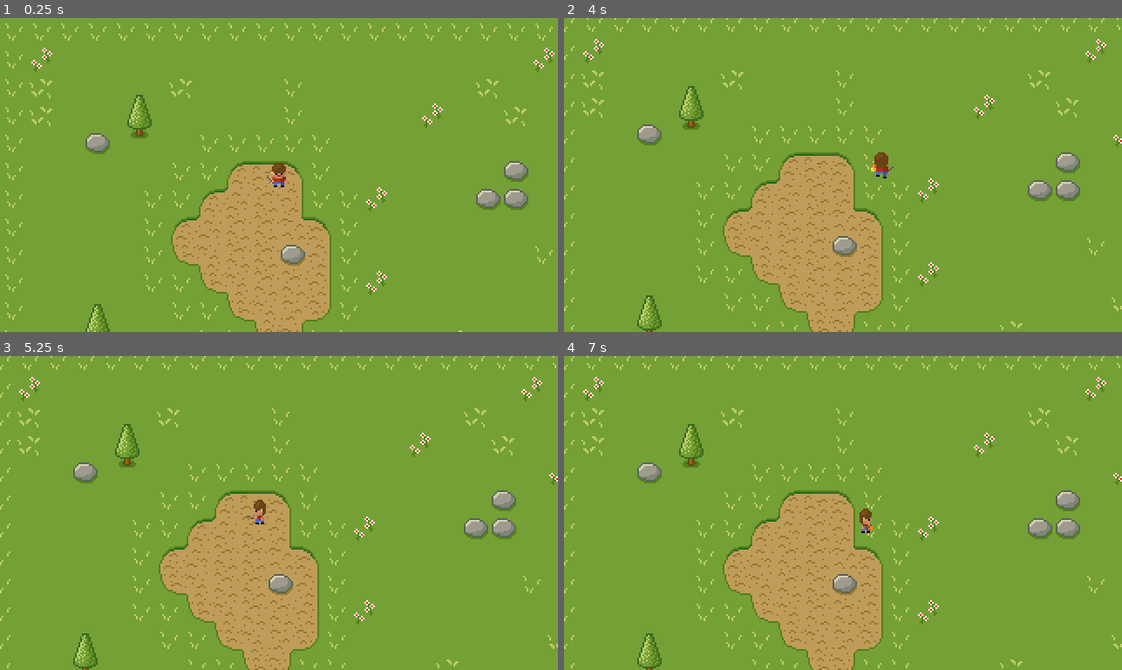
Above: before the commit, frames 1-4 (two rows, left to right).
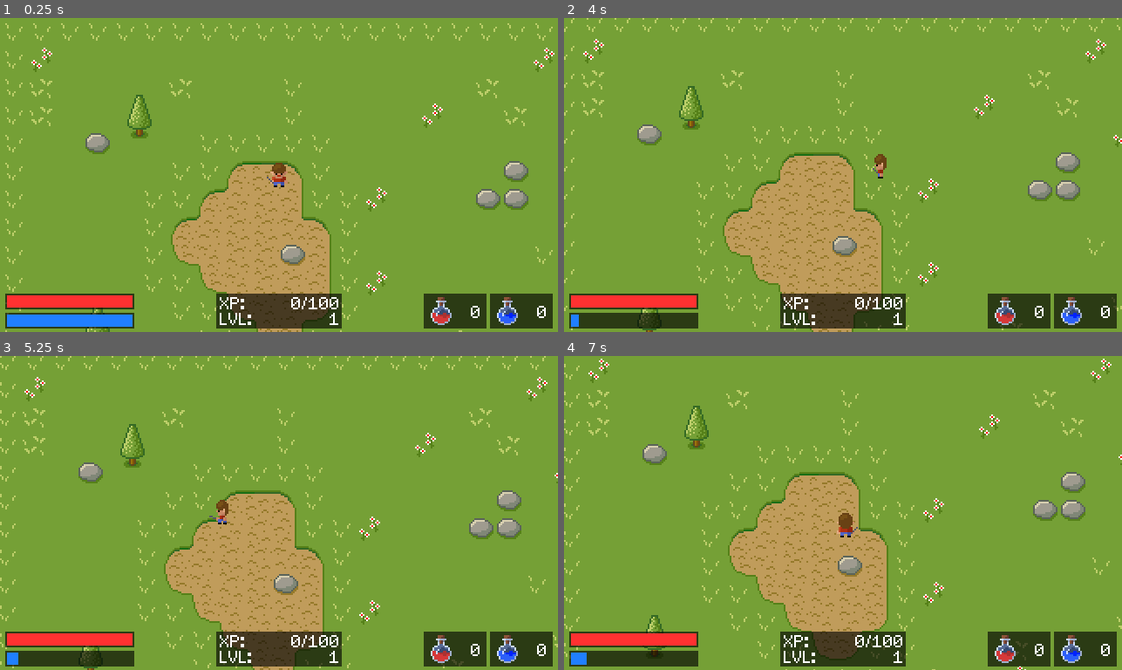
Above: after the commit, the same moments.

Repository: tlo8640/SimpleRPG
Game: Godot game, scene res://Scenes/Main.tscn
The game is run twice, just before and just after one commit, with the same random seed, the same clock (stepped at 60 frames per second) and the same inputs.
Inputs:
- Up to frame 1 (0.25 s): no input
- Up to frame 2 (4 s): tap Enter at 0.5 s; hold Right (ui_right) 0.53-1.28 s; hold Space (attack) 0.53-1.28 s; tap Ctrl (fireball) at 0.8, 1.35, 2.3, 2.85, 3.8 s; hold Down (ui_down) 1.28-2.03 s; tap Space (attack) at 1.55, 3.05 s; hold Right (ui_right) 2.03-2.78 s; hold Space (attack) 2.03-2.78 s; hold Up (ui_up) 2.78-3.53 s; hold Left (ui_left) from 3.53 s (still down); hold Space (attack) from 3.53 s (still down)
- Up to frame 3 (5.25 s): release Space (attack) at 4.28 s; tap Ctrl (fireball) at 4.35 s; tap Space (attack) at 4.55 s; release Left (ui_left) at 5.03 s; hold Down (ui_down) from 5.03 s (still down); hold Space (attack) from 5.03 s (still down)
- Up to frame 4 (7 s): tap Ctrl (fireball) at 5.3, 5.85, 6.8 s; release Down (ui_down) at 5.78 s; release Space (attack) at 5.78 s; hold Right (ui_right) 5.78-6.53 s; tap Space (attack) at 6.05 s; hold Up (ui_up) from 6.53 s (still down); hold Space (attack) from 6.53 s (still down)

The runs differ from the first frame. In frame 1, 7.3% of the frame differs, in the area x 0-100%, y 87-99%; in frame 2, 7.4%; in frame 3, 15%; in frame 4, 18%, in the area x 0-100%, y 0-100%.

Commit message:
add gitignore from gitea.io

Diff:
--- a/Entities/Player/Player.gd
+++ b/Entities/Player/Player.gd
@@ -1,9 +1,35 @@
 extends KinematicBody2D
 
-# Player movemet speed
+signal player_stats_changed
+
+# Player movement speed
 export var speed = 75
+
+# initial values when instancing object
 var last_direction = Vector2(0, 1)
 var attack_playing = false
+
+# player stats
+var health = 100
+var health_max = 100
+var health_regeneration = 1
+var mana = 100
+var mana_max = 100
+var mana_regenration = 2
+
+func _ready():
+	emit_signal("player_stats_changed", self)
+
+func _process(delta):
+	# regenerate mana
+	var new_mana = min(mana + mana_regenration * delta, mana_max)
+	if mana != new_mana:
+		mana = new_mana
+		emit_signal("player_stats_changed", self)
+	var new_health = min(health + health_regeneration * delta, health_max)
+	if health != new_health:
+		health = new_health
+		emit_signal("player_stats_changed", self)
 
 func _physics_process(delta):
 	# get Player input
@@ -56,9 +82,12 @@
 		var animation = get_aninmation_direction(last_direction) + "_attack"
 		$Sprite.play(animation)
 	elif event.is_action_pressed("fireball"):
-		attack_playing = true
-		var animation = get_aninmation_direction(last_direction) + "_fireball"
-		$Sprite.play(animation)
+		if mana >= 25:
+			mana = mana - 25
+			emit_signal("player_stats_changed", self)
+			attack_playing = true
+			var animation = get_aninmation_direction(last_direction) + "_fireball"
+			$Sprite.play(animation)
 
 func _on_Sprite_animation_finished():
 	attack_playing = false
--- /dev/null
+++ b/Fonts/Font.tres
@@ -0,0 +1,7 @@
+[gd_resource type="DynamicFont" load_steps=2 format=2]
+
+[ext_resource path="res://Fonts/Schrödinger.ttf" type="DynamicFontData" id=1]
+
+[resource]
+size = 10
+font_data = ExtResource( 1 )
--- /dev/null
+++ b/GUI/HealthBar.gd
@@ -0,0 +1,4 @@
+extends ColorRect
+
+func _on_Player_player_stats_changed(var player):
+	$Bar.rect_size.x = 72 * player.health / player.health_max
--- /dev/null
+++ b/GUI/ManaBar.gd
@@ -0,0 +1,4 @@
+extends ColorRect
+
+func _on_Player_player_stats_changed(var player):
+	$Bar.rect_size.x = 72 * player.mana / player.mana_max
--- a/Scenes/Main.tscn
+++ b/Scenes/Main.tscn
@@ -34,6 +34,10 @@
 [ext_resource path="res://Entities/Player/player_up_attack_1.png" type="Texture" id=32]
 [ext_resource path="res://Entities/Player/player_up_fireball_1.png" type="Texture" id=33]
 [ext_resource path="res://Entities/Player/player_up_idle_1.png" type="Texture" id=34]
+[ext_resource path="res://GUI/HealthBar.gd" type="Script" id=35]
+[ext_resource path="res://GUI/ManaBar.gd" type="Script" id=36]
+[ext_resource path="res://Fonts/Font.tres" type="DynamicFont" id=37]
+[ext_resource path="res://GUI/potions.png" type="Texture" id=38]
 
 [sub_resource type="SpriteFrames" id=2]
 animations = [ {
@@ -153,4 +157,153 @@
 cell_size = Vector2( 8, 8 )
 format = 1
 tile_data = PoolIntArray( 327689, 7, 0, 393284, 7, 0, 458818, 7, 0, 524352, 7, 0, 720992, 7, 0, 786528, 7, 0, 852060, 7 …(992 unchanged characters)…
+
+[node name="CanvasLayer" type="CanvasLayer" parent="."]
+
+[node name="Health" type="ColorRect" parent="CanvasLayer"]
+margin_left = 3.0
+margin_top = 158.0
+margin_right = 77.0
+margin_bottom = 167.0
+color = Color( 0, 0, 0, 0.627451 )
+script = ExtResource( 35 )
+__meta__ = {
+"_edit_use_anchors_": false
+}
+
+[node name="Bar" type="ColorRect" parent="CanvasLayer/Health"]
+margin_left = 1.0
+margin_top = 1.0
+margin_right = 73.0
+margin_bottom = 8.0
+color = Color( 1, 0.196078, 0.196078, 1 )
+__meta__ = {
+"_edit_use_anchors_": false
+}
+
+[node name="Mana" type="ColorRect" parent="CanvasLayer"]
+margin_left = 3.0
+margin_top = 169.0
+margin_right = 77.0
+margin_bottom = 178.0
+color = Color( 0, 0, 0, 0.627451 )
+script = ExtResource( 36 )
+__meta__ = {
+"_edit_use_anchors_": false
+}
+
+[node name="Bar" type="ColorRect" parent="CanvasLayer/Mana"]
+margin_left = 1.0
+margin_top = 1.0
+margin_right = 73.0
+margin_bottom = 8.0
+color = Color( 0.129412, 0.501961, 1, 1 )
+__meta__ = {
+"_edit_use_anchors_": false
+}
+
+[node name="XP" type="ColorRect" parent="CanvasLayer"]
+margin_left = 124.0
+margin_top = 158.0
+margin_right = 196.0
+margin_bottom = 178.0
+color = Color( 0, 0, 0, 0.627451 )
+__meta__ = {
+"_edit_use_anchors_": false
+}
+
+[node name="LabelXP" type="Label" parent="CanvasLayer/XP"]
+margin_left = 2.0
+margin_top = 1.0
+margin_right = 22.0
+margin_bottom = 11.0
+rect_min_size = Vector2( 20, 10 )
+custom_fonts/font = ExtResource( 37 )
+text = "XP:"
+__meta__ = {
+"_edit_use_anchors_": false
+}
+
+[node name="LabelLevel" type="Label" parent="CanvasLayer/XP"]
+margin_left = 2.0
+margin_top = 10.0
+margin_right = 22.0
+margin_bottom = 20.0
+custom_fonts/font = ExtResource( 37 )
+text = "LVL:"
+
+[node name="ValueXP" type="Label" parent="CanvasLayer/XP"]
+margin_left = 21.0
+margin_top = 1.0
+margin_right = 71.0
+margin_bottom = 11.0
+custom_fonts/font = ExtResource( 37 )
+text = "0/100"
+align = 2
+
+[node name="ValueLevel" type="Label" parent="CanvasLayer/XP"]
+margin_left = 21.0
+margin_top = 10.0
+margin_right = 71.0
+margin_bottom = 20.0
+custom_fonts/font = ExtResource( 37 )
+text = "1"
+align = 2
+
+[node name="HealthPotions" type="ColorRect" parent="CanvasLayer"]
+margin_left = 243.0
+margin_top = 158.0
+margin_right = 279.0
+margin_bottom = 178.0
+color = Color( 0, 0, 0, 0.627451 )
+__meta__ = {
+"_edit_use_anchors_": false
+}
+
+[node name="Sprite" type="Sprite" parent="CanvasLayer/HealthPotions"]
+position = Vector2( 10, 10 )
+texture = ExtResource( 38 )
+region_enabled = true
+region_rect = Rect2( 0, 0, 16, 16 )
+region_filter_clip = true
+
+[node name="Label" type="Label" parent="CanvasLayer/HealthPotions"]
+margin_left = 19.0
+margin_top = 6.0
+margin_right = 33.0
+margin_bottom = 16.0
+custom_fonts/font = ExtResource( 37 )
+text = "0"
+align = 2
+__meta__ = {
+"_edit_use_anchors_": false
+}
+
+[node name="ManaPotions" type="ColorRect" parent="CanvasLayer"]
+margin_left = 281.0
+margin_top = 158.0
+margin_right = 317.0
+margin_bottom = 178.0
+color = Color( 0, 0, 0, 0.627451 )
+__meta__ = {
+"_edit_use_anchors_": false
+}
+
+[node name="Sprite" type="Sprite" parent="CanvasLayer/ManaPotions"]
+position = Vector2( 10, 10 )
+texture = ExtResource( 38 )
+region_enabled = true
+region_rect = Rect2( 16, 0, 16, 16 )
+region_filter_clip = true
+
+[node name="Label" type="Label" parent="CanvasLayer/ManaPotions"]
+margin_left = 19.0
+margin_top = 6.0
+margin_right = 33.0
+margin_bottom = 16.0
+custom_fonts/font = ExtResource( 37 )
+text = "0"
+align = 2
+[connection signal="player_stats_changed" from="Player" to="CanvasLayer/Health" method="_on_Player_player_stats_changed"]
+[connection signal="player_stats_changed" from="Player" to="CanvasLayer/Mana" method="_on_Player_player_stats_changed"]
 [connection signal="animation_finished" from="Player/Sprite" to="Player" method="_on_Sprite_animation_finished"]
Binary file added: Fonts/Schrödinger.ttf
Binary file added: GUI/potions.png
Not shown, added: GUI/potions.png.import
Not shown: 1 places in Scenes/Main.tscn that only renumber resources
Not shown, added: .gitignore
